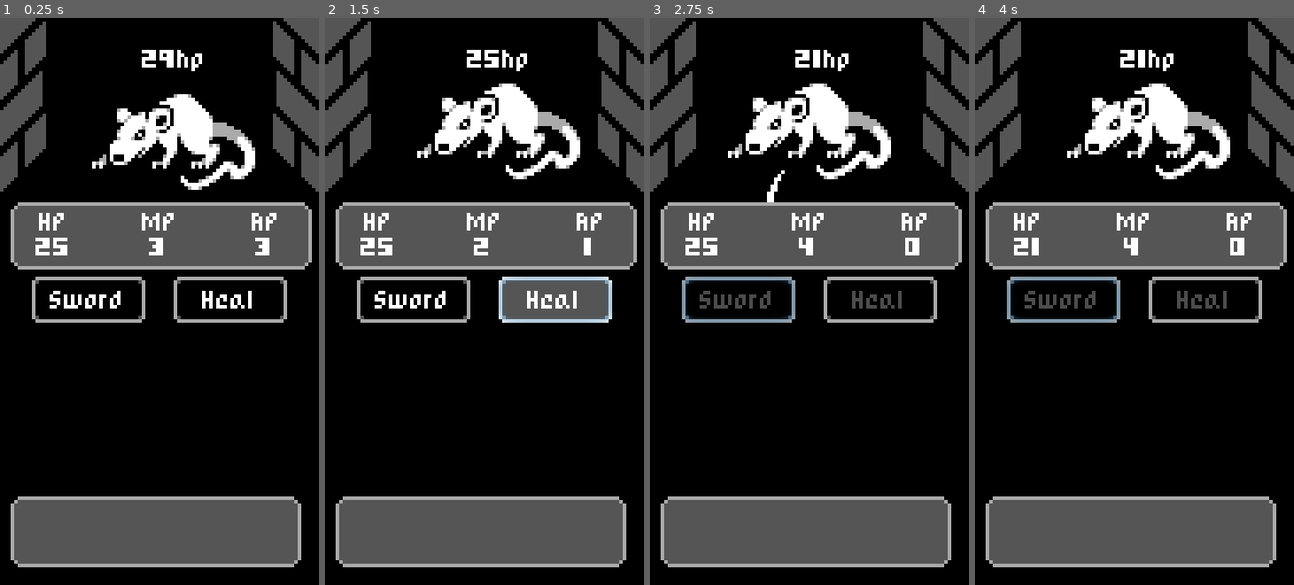
Above: before the commit, frames 1-4 (left to right).
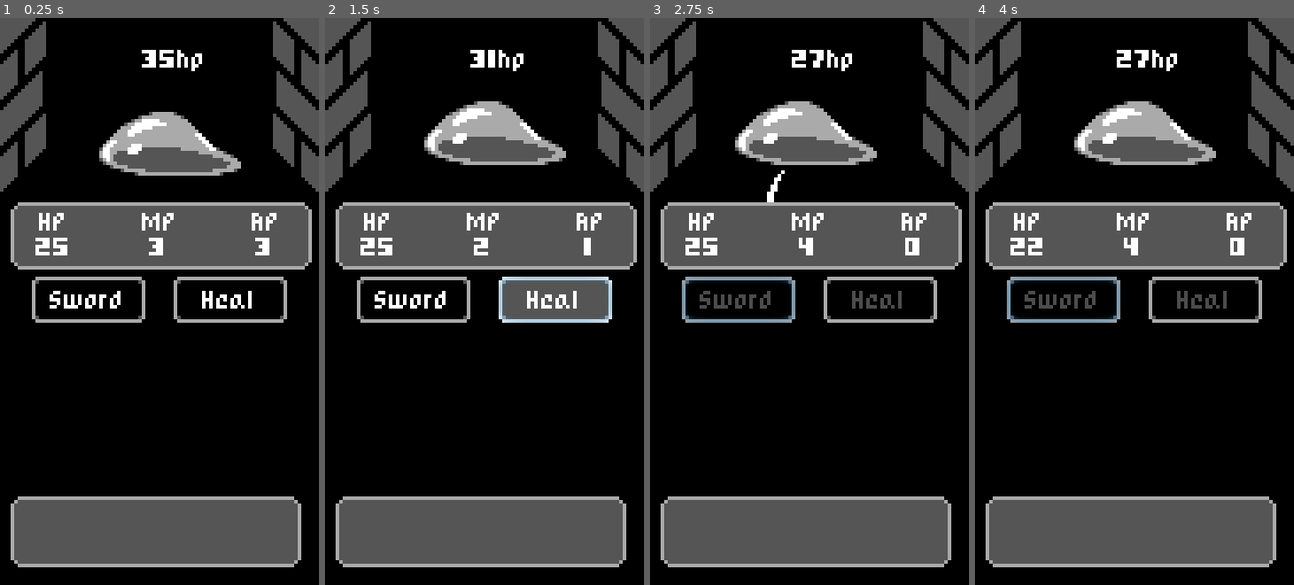
Above: after the commit, the same moments.

Repository: tonytins/mobilerpg
Game: Godot game, scene res://scenes/battle.tscn
Two runs of this game, one before a commit and one after it. Both use one fixed random seed, a clock stepped at 60 frames per second and the inputs below.
Inputs:
- Up to frame 1 (0.25 s): no input
- Up to frame 2 (1.5 s): click "Sword" at 0.5 s; click "Heal" at 1.25 s
- Up to frame 3 (2.75 s): click "Sword" at 2 s
- Up to frame 4 (4 s): no input

The runs differ from the first frame. In frame 1, 4.6% of the frame differs, in the area x 28-80%, y 6-31%; in frame 2, 4.9%; in frame 3, 4.9%; in frame 4, 5.0%, in the area x 11-80%, y 5-42%.
Error before the commit: Invalid set index 'hp' (on base: 'Node (stats.gd)') with value of type 'Node (stats.gd)'. (res://scripts/enemy.gd:24)
Error after the commit: Invalid set index 'hp' (on base: 'Node (stats.gd)') with value of type 'Node (stats.gd)'. (res://scripts/enemy.gd:25)

Commit message:
Room transiation
- Random enemies

Diff:
--- a/scenes/battle.tscn
+++ b/scenes/battle.tscn
@@ -1,16 +1,35 @@
-[gd_scene load_steps=9 format=2]
+[gd_scene load_steps=11 format=2]
 
 [ext_resource path="res://sprites/Mobile RPG Mockup.png" type="Texture" id=1]
 [ext_resource path="res://sprites/Dungeon.png" type="Texture" id=2]
-[ext_resource path="res://scenes/enemy.tscn" type="PackedScene" id=3]
+[ext_resource path="res://scenes/slime.tscn" type="PackedScene" id=3]
 [ext_resource path="res://scripts/battle.gd" type="Script" id=4]
 [ext_resource path="res://scenes/swordBtn.tscn" type="PackedScene" id=5]
 [ext_resource path="res://scripts/stats.gd" type="Script" id=6]
 [ext_resource path="res://scripts/statsPanel.gd" type="Script" id=7]
 [ext_resource path="res://scenes/healBtn.tscn" type="PackedScene" id=8]
+[ext_resource path="res://scenes/rat.tscn" type="PackedScene" id=9]
+
+[sub_resource type="Animation" id=1]
+resource_name = "fadeToNewRoom"
+length = 0.5
+step = 0.05
+tracks/0/type = "value"
+tracks/0/path = NodePath("fade:modulate")
+tracks/0/interp = 2
+tracks/0/loop_wrap = true
+tracks/0/imported = false
+tracks/0/enabled = true
+tracks/0/keys = {
+"times": PoolRealArray( 0, 0.25, 0.5 ),
+"transitions": PoolRealArray( 1, 1, 1 ),
+"update": 0,
+"values": [ Color( 1, 1, 1, 0 ), Color( 1, 1, 1, 1 ), Color( 1, 1, 1, 0 ) ]
+}
 
 [node name="battle" type="Node2D"]
 script = ExtResource( 4 )
+enemies = [ ExtResource( 3 ), ExtResource( 9 ) ]
 
 [node name="stats" type="Node" parent="."]
 script = ExtResource( 6 )
@@ -31,8 +50,10 @@
 "_edit_lock_": true
 }
 
-[node name="enemy" parent="." instance=ExtResource( 3 )]
-position = Vector2( 49, 32 )
+[node name="enemyPos" type="Position2D" parent="."]
+position = Vector2( 49, 32.0349 )
+
+[node name="slime" parent="enemyPos" instance=ExtResource( 3 )]
 
 [node name="ui" type="CanvasLayer" parent="."]
 
@@ -43,6 +64,22 @@
 "_edit_lock_": true,
 "_edit_use_anchors_": true
 }
+
+[node name="nextRoomContainer" type="CenterContainer" parent="ui/base"]
+visible = false
+margin_right = 90.0
+margin_bottom = 49.0
+__meta__ = {
+"_edit_use_anchors_": false
+}
+
+[node name="nextRoomBtn" type="Button" parent="ui/base/nextRoomContainer"]
+margin_left = 10.0
+margin_top = 18.0
+margin_right = 80.0
+margin_bottom = 31.0
+rect_min_size = Vector2( 70, 13 )
+text = "Enter Next Room"
 
 [node name="statsPnl" type="Panel" parent="ui/base"]
 anchor_left = 0.0333333
@@ -121,7 +158,21 @@
 margin_left = 40.0
 margin_right = 72.0
 margin_bottom = 13.0
+
+[node name="fade" type="ColorRect" parent="ui"]
+modulate = Color( 1, 1, 1, 0 )
+anchor_right = 1.0
+anchor_bottom = 1.0
+mouse_filter = 2
+color = Color( 0, 0, 0, 1 )
+__meta__ = {
+"_edit_lock_": true,
+"_edit_use_anchors_": true
+}
+
+[node name="animationPlayer" type="AnimationPlayer" parent="ui"]
+anims/fadeToNewRoom = SubResource( 1 )
 [connection signal="ap_changed" from="stats" to="ui/base/statsPnl" method="_on_stats_ap_changed"]
 [connection signal="hp_changed" from="stats" to="ui/base/statsPnl" method="_on_stats_hp_changed"]
 [connection signal="mp_changed" from="stats" to="ui/base/statsPnl" method="_on_stats_mp_changed"]
-[connection signal="died" from="enemy" to="." method="_on_enemy_died"]
+[connection signal="pressed" from="ui/base/nextRoomContainer/nextRoomBtn" to="." method="_on_nextRoomBtn_pressed"]
--- a/scenes/enemy.tscn
+++ b/scenes/enemy.tscn
@@ -4,11 +4,10 @@
 [ext_resource path="res://scripts/enemy.gd" type="Script" id=2]
 [ext_resource path="res://resources/game.theme" type="Theme" id=3]
 
-
 [sub_resource type="Animation" id=1]
 resource_name = "attack"
 tracks/0/type = "value"
-tracks/0/path = NodePath("rat:position")
+tracks/0/path = NodePath("sprite:position")
 tracks/0/interp = 1
 tracks/0/loop_wrap = true
 tracks/0/imported = false
@@ -38,7 +37,7 @@
 length = 0.2
 step = 0.05
 tracks/0/type = "value"
-tracks/0/path = NodePath("rat:position")
+tracks/0/path = NodePath("sprite:position")
 tracks/0/interp = 1
 tracks/0/loop_wrap = true
 tracks/0/imported = false
@@ -53,7 +52,7 @@
 [node name="enemy" type="Node2D"]
 script = ExtResource( 2 )
 
-[node name="rat" type="Sprite" parent="."]
+[node name="sprite" type="Sprite" parent="."]
 position = Vector2( 0, 3 )
 texture = ExtResource( 1 )
 
--- /dev/null
+++ b/scenes/rat.tscn
@@ -0,0 +1,8 @@
+[gd_scene load_steps=2 format=2]
+
+[ext_resource path="res://scenes/enemy.tscn" type="PackedScene" id=1]
+
+[node name="enemy" instance=ExtResource( 1 )]
+
+[node name="sprite" parent="." index="0"]
+position = Vector2( -4, 0 )
--- /dev/null
+++ b/scenes/slime.tscn
@@ -0,0 +1,10 @@
+[gd_scene load_steps=3 format=2]
+
+[ext_resource path="res://scenes/enemy.tscn" type="PackedScene" id=1]
+[ext_resource path="res://sprites/Slime.png" type="Texture" id=2]
+
+[node name="slime" instance=ExtResource( 1 )]
+hp = 35
+
+[node name="sprite" parent="." index="0"]
+texture = ExtResource( 2 )
--- a/scripts/battle.gd
+++ b/scripts/battle.gd
@@ -2,17 +2,34 @@
 
 const units = preload("res://resources/battleUnits.tres")
 
+export(Array, PackedScene) var enemies = []
+
+onready var uiBase = $ui/base
 onready var buttons = $ui/base/buttons
+onready var nextRoomCtn = $ui/base/nextRoomContainer
+onready var uiPlayer = $ui/animationPlayer
+onready var startPos = $enemyPos
 
 onready var enemy = units.enemy
 onready var stats = units.player
 
 func _ready():
+	randomize()
 	start_player_turn()
+	if enemy != null:
+		enemy.connect("died", self, "_on_enemy_died")
+
+func enable_buttons():
+	for btn in buttons.get_children():
+		btn.disabled = false
+
+func disable_buttons():
+	for btn in buttons.get_children():
+		btn.disabled = true
 
 func start_enemy_turn():
-	for btn in buttons.get_children():
-		btn.disabled = true
+	disable_buttons()
+
 	if enemy != null:
 		enemy.attack(stats)
 		yield(enemy, "end_turn")
@@ -20,9 +37,7 @@
 	start_player_turn()
 
 func start_player_turn():
-	for btn in buttons.get_children():
-		btn.disabled = false
-
+	enable_buttons()
 	stats.ap = stats.max_ap
 	yield(stats, "end_turn")
 	start_enemy_turn()
@@ -32,8 +47,25 @@
 		enemy.take_damange(4)
 		stats.ap -= 1
 
+func create_new_enemy():
+	enemies.shuffle()
+	var get_enemy = enemies.front()
+	var enemy_instance = get_enemy.instance()
+	startPos.add_child(enemy_instance)
+	enable_buttons()
+
+	if enemy != null:
+		enemy.connect("died", self, "_on_enemy_died")
+
+
 func _on_enemy_died():
-	for btn in buttons.get_children():
-		btn.disabled = true
+	disable_buttons()
+	nextRoomCtn.show()
 
-	enemy = null
+func _on_nextRoomBtn_pressed():
+	uiPlayer.play("fadeToNewRoom")
+	uiBase.hide()
+	yield(uiPlayer, "animation_finished")
+	nextRoomCtn.hide()
+	uiBase.show()
+	create_new_enemy()
--- a/scripts/enemy.gd
+++ b/scripts/enemy.gd
@@ -5,7 +5,8 @@
 signal died
 signal end_turn
 
-export var hp = 29 setget set_hp
+export var hp: int = 29 setget set_hp
+export var damage: int = 3
 
 onready var hp_label = $hpLbl
 onready var player = $animationPlayer
@@ -27,7 +28,8 @@
 
 func set_hp(new_hp):
 	hp = new_hp
-	hp_label.text = str(hp) + "hp"
+	if hp_label != null:
+		hp_label.text = str(hp) + "hp"
 
 func take_damange(amount):
 	units.enemy.hp -= amount
@@ -38,7 +40,7 @@
 		player.play("shake")
 
 func deal_damage():
-	units.player.hp -= 4
+	units.player.hp -= damage
 
 func is_dead():
 	return hp <= 0
